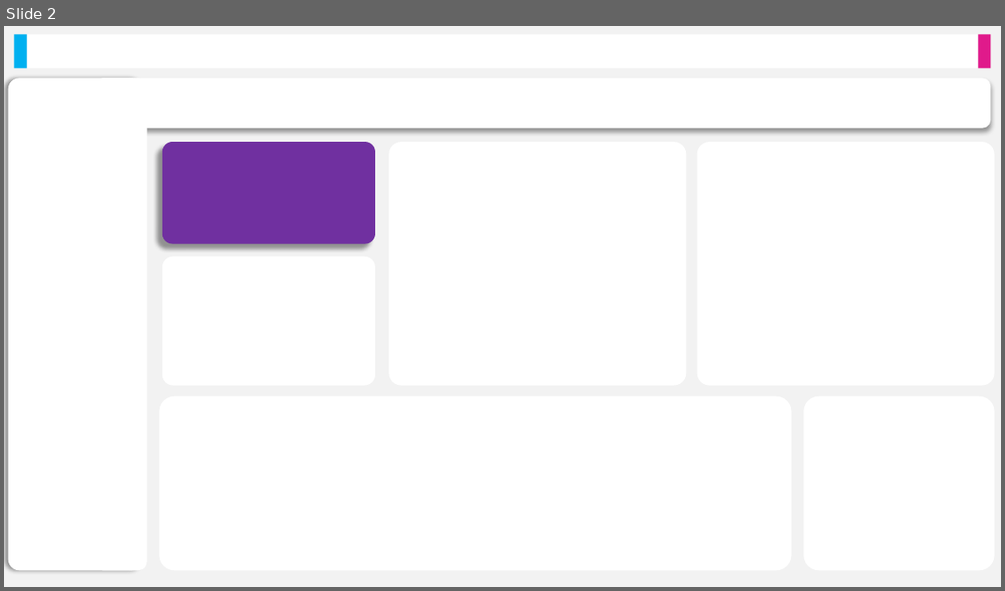
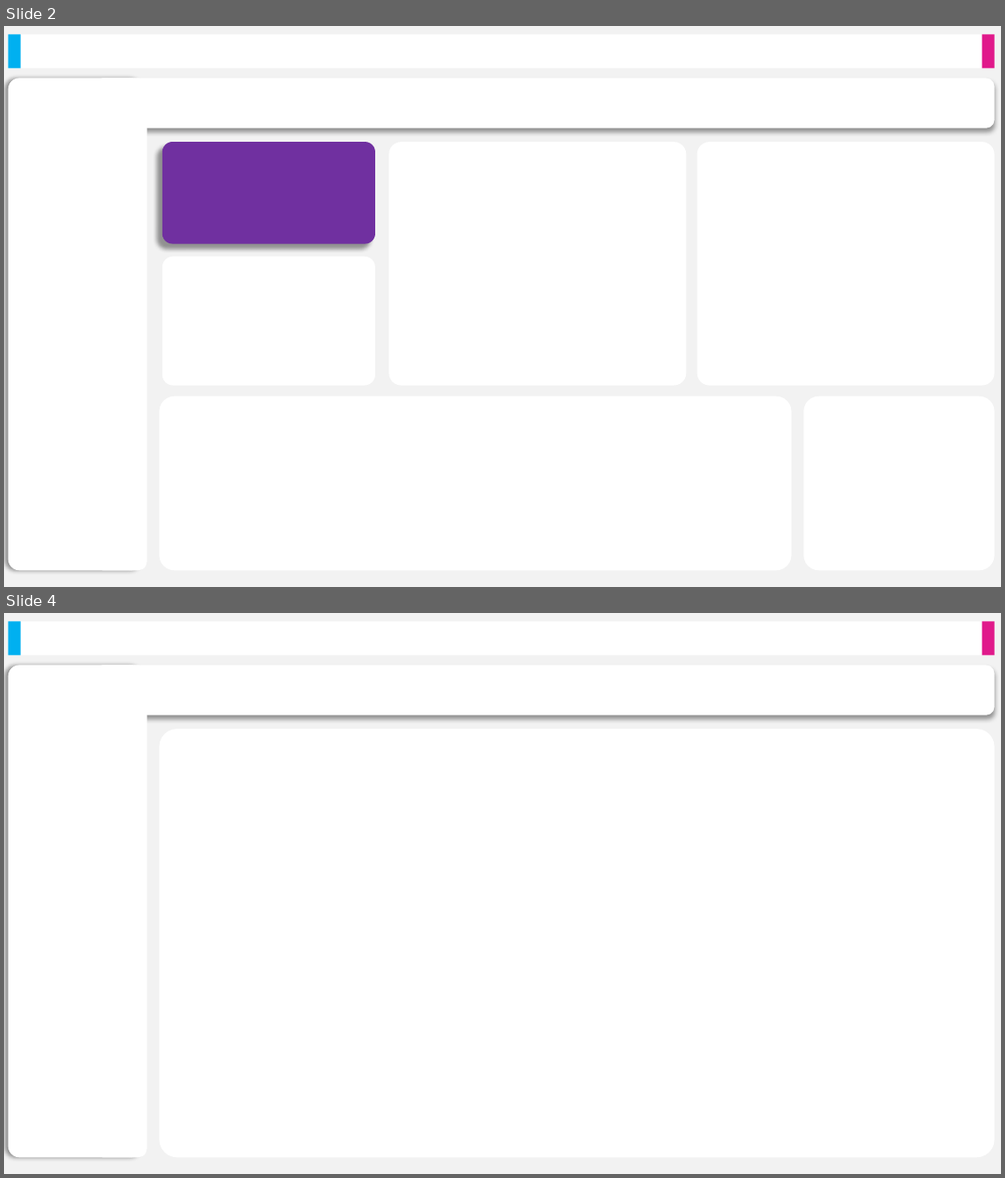
Before and after one commit to andrewhubb/EEC-Factory-Analysis---Power-BI-Version, a slide deck: Background/Backgrounds for Report.pptx. Shown one above the other, each under a label of ours: slide 2 before the commit, slides 2 and 4 after it; the slides between them are not shown. The pictures are 1005x591 and 1005x1178 pixels, drawn with LibreOffice and Linux fonts; fonts in the diff are those of the drawing. Boxes give left, top, right and bottom in pixels: in the first picture for what was removed or moved away, otherwise in the second. Text is boxed around its words. In the diff, an @@ line names an element or a change of style, - is before the commit and + after.

```diff
--- a/Background/Backgrounds for Report.pptx
+++ b/Background/Backgrounds for Report.pptx
@@ slide 4 added at bbox=[4, 613, 1001, 1174], background #F2F2F2 @@
@@ rectangle added at bbox=[8, 622, 995, 656], fill #FFFFFF @@
@@ rectangle added at bbox=[8, 622, 21, 656], fill #00B0F0 @@
@@ rectangle added at bbox=[982, 622, 995, 656], fill #E01A8B @@
@@ rounded rectangle added at bbox=[8, 665, 144, 1157], fill #FFFFFF @@
@@ rounded rectangle added at bbox=[94, 665, 147, 1157], fill #FFFFFF @@
@@ rounded rectangle added at bbox=[100, 665, 994, 715], fill #FFFFFF @@
@@ rounded rectangle added at bbox=[160, 729, 995, 1157], fill #FFFFFF @@
@@ slide 2 changed as well @@
@@ rectangle: place and size @@
-rectangle at bbox=[14, 35, 27, 69]
+rectangle at bbox=[8, 35, 21, 69]
@@ rectangle: place and size @@
-rectangle at bbox=[27, 35, 979, 69]
+rectangle at bbox=[8, 35, 995, 69]
@@ rectangle: place and size @@
-rectangle at bbox=[979, 35, 991, 69]
+rectangle at bbox=[982, 35, 995, 69]
@@ rounded rectangle: place and size @@
-rounded rectangle at bbox=[97, 78, 991, 128]
+rounded rectangle at bbox=[100, 78, 994, 128]
```
Also in this commit, not shown: 1 other slide changed, 1 other slide added, 53 other files.
